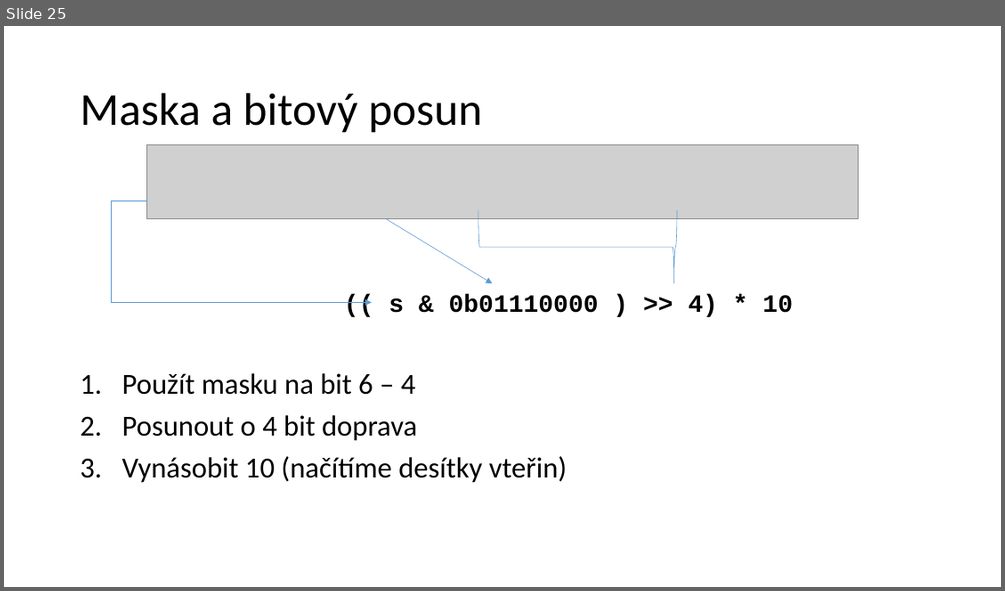
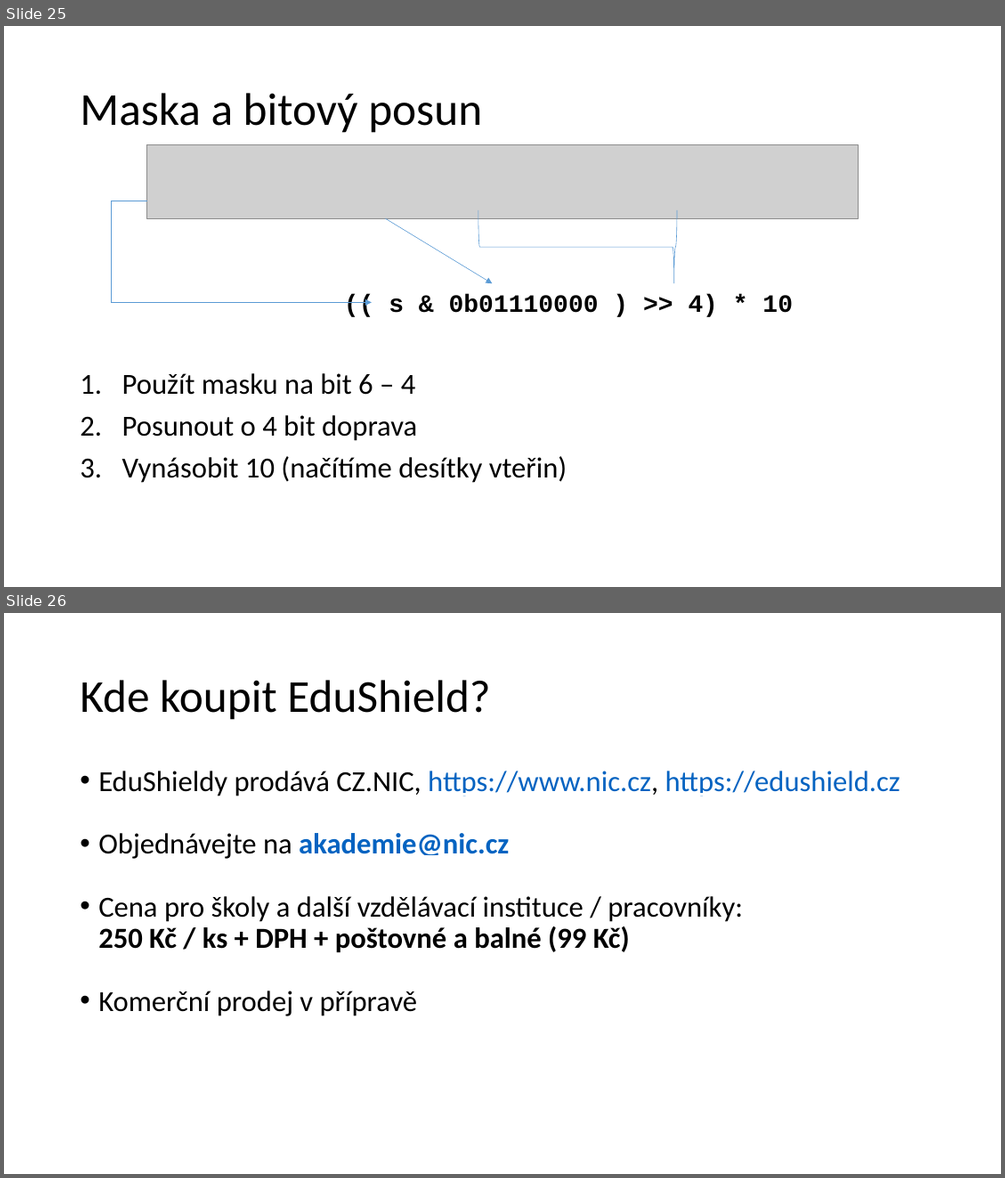
Before and after one commit to arduino-edushield/edushield, a slide deck: extras/learning/Arduino Workshop EduShield.pptx. Shown one above the other, each under a label of ours: slide 25 before the commit, slides 25 and 26 after it. The pictures are 1005x591 and 1005x1178 pixels, drawn with LibreOffice and Linux fonts; fonts in the diff are those of the drawing; grey boxes stand for pictures. Boxes give left, top, right and bottom in pixels: in the first picture for what was removed or moved away, otherwise in the second. Text is boxed around its words. In the diff, an @@ line names an element or a change of style, - is before the commit and + after.

Commit message:
Where to buy EduShield added in pptx

```diff
--- a/extras/learning/Arduino Workshop EduShield.pptx
+++ b/extras/learning/Arduino Workshop EduShield.pptx
@@ slide 26 added at (x1=4, y1=613, x2=1001, y2=1174), background #FFFFFF @@
@@ text added at (x1=80, y1=680, x2=490, y2=720), 44 pt, text #000000 @@
+Kde koupit EduShield?
@@ text added at (x1=98, y1=771, x2=900, y2=1016), 28 pt, text #000000 @@
+• EduShieldy prodává CZ.NIC, https://www.nic.cz, https://edushield.cz
+• Objednávejte na akademie@nic.cz
+• Cena pro školy a další vzdělávací instituce / pracovníky:
+  250 Kč / ks + DPH + poštovné a balné (99 Kč)
+• Komerční prodej v přípravě
```
